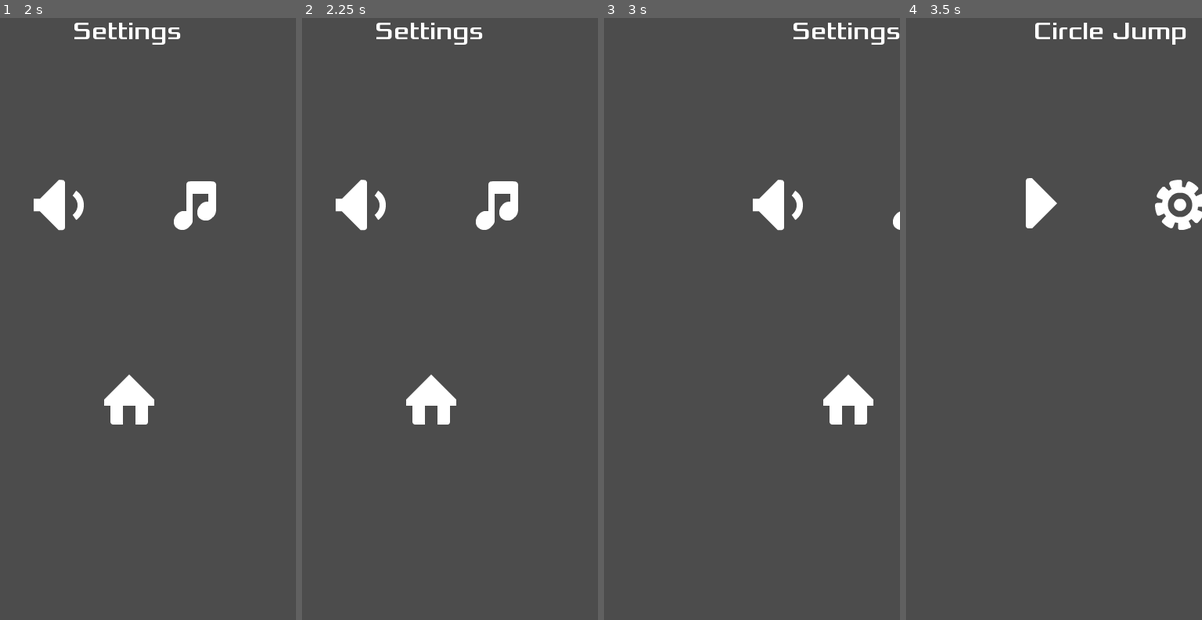
Above: before the commit, frames 1-4 (left to right).
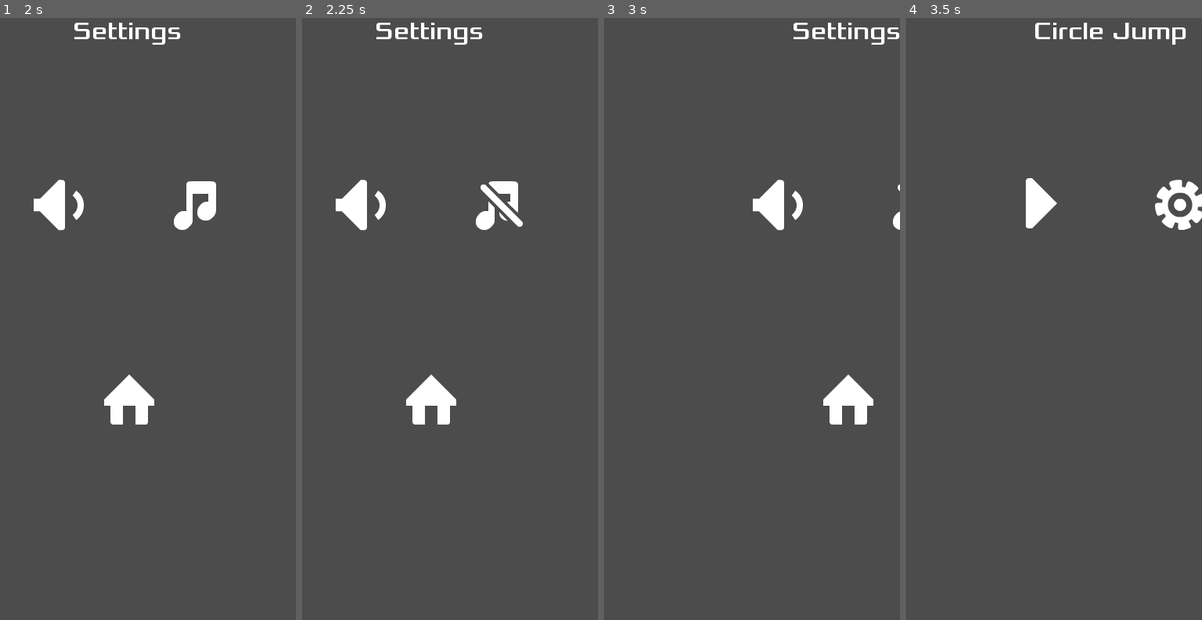
Above: after the commit, the same moments.

Repository: stewchan/circle-jump
Game: Godot game, scene res://objects/Main.tscn
Two runs of this game, one before a commit and one after it. Both use one fixed random seed, a clock stepped at 60 frames per second and the inputs below.
Inputs (mouse positions are in pixels of both pictures, inside the frame that each line leads up to):
- Up to frame 1 (2 s): click (195, 204) at 0.5 s; click (136, 204) at 1.25 s
- Up to frame 2 (2.25 s): click (497, 204) at 2 s
- Up to frame 3 (3 s): click (731, 397) at 2.75 s
- Up to frame 4 (3.5 s): no input

Frame 1 is identical in both runs. In frame 2, 0.2% of the frame differs, in the area x 60-75%, y 27-35%; in frame 3, less than 0.1%; in frame 4, nothing differs.

Commit message:
Make sound toggles work

Diff:
--- /dev/null
+++ b/Settings.gd
@@ -0,0 +1,35 @@
+extends Node
+
+var enable_sound = true
+var enable_music = true
+
+var circles_per_level = 5
+
+var color_schemes = {
+	"NEON1": {
+		'background': Color8(0, 0, 0),
+		'player_body': Color8(203, 255, 0),
+		'player_trail': Color8(204, 0, 255),
+		'circle_fill': Color8(255, 0, 110),
+		'circle_static': Color8(0, 255, 102),
+		'circle_limited': Color8(204, 0, 255)
+	},
+	"NEON2": {
+		'background': Color8(0, 0, 0),
+		'player_body': Color8(246, 255, 0),
+		'player_trail': Color8(255, 255, 255),
+		'circle_fill': Color8(255, 0, 110),
+		'circle_static': Color8(151, 255, 48),
+		'circle_limited': Color8(127, 0, 255)
+	},
+	"NEON3": {
+		'background': Color8(0, 0, 0),
+		'player_body': Color8(255, 0, 187),
+		'player_trail': Color8(255, 148, 0),
+		'circle_fill': Color8(255, 148, 0),
+		'circle_static': Color8(170, 255, 0),
+		'circle_limited': Color8(204, 0, 255)
+	}
+}
+
+var theme = color_schemes["NEON1"]
--- a/objects/Circle.gd
+++ b/objects/Circle.gd
@@ -48,6 +48,8 @@
 func check_orbits():
 	if abs($Pivot.rotation - orbit_start) > 2 * PI:
 		current_orbit -= 1
+		if Settings.enable_sound:
+			$Beep.play()
 		$Label.text = str(current_orbit)
 		if current_orbit <= 0:
 			jumper.die()
--- a/objects/Circle.tscn
+++ b/objects/Circle.tscn
@@ -1,9 +1,10 @@
-[gd_scene load_steps=11 format=2]
+[gd_scene load_steps=12 format=2]
 
 [ext_resource path="res://objects/color.shader" type="Shader" id=1]
 [ext_resource path="res://assets/images/circle_1.png" type="Texture" id=2]
 [ext_resource path="res://objects/Circle.gd" type="Script" id=3]
 [ext_resource path="res://assets/fonts/Xolonium-Regular.ttf" type="DynamicFontData" id=4]
+[ext_resource path="res://assets/audio/89.ogg" type="AudioStream" id=5]
 
 [sub_resource type="ShaderMaterial" id=1]
 shader = ExtResource( 1 )
@@ -184,3 +185,6 @@
 text = "1"
 align = 1
 valign = 1
+
+[node name="Beep" type="AudioStreamPlayer" parent="."]
+stream = ExtResource( 5 )
--- a/objects/Jumper.gd
+++ b/objects/Jumper.gd
@@ -26,6 +26,8 @@
 	target.implode()
 	target = null
 	velocity = transform.x * jump_speed
+	if Settings.enable_sound:
+		$Jump.play()
 
 
 func _physics_process(delta: float) -> void:
@@ -48,6 +50,8 @@
 	target = area
 	velocity = Vector2.ZERO
 	emit_signal("captured", area)
+	if Settings.enable_sound:
+		$Capture.play()
 
 
 func _on_VisibilityNotifier2D_screen_exited() -> void:
--- a/objects/Jumper.tscn
+++ b/objects/Jumper.tscn
@@ -1,8 +1,10 @@
-[gd_scene load_steps=6 format=2]
+[gd_scene load_steps=8 format=2]
 
 [ext_resource path="res://assets/images/jumper.png" type="Texture" id=1]
 [ext_resource path="res://objects/Jumper.gd" type="Script" id=2]
 [ext_resource path="res://objects/color.shader" type="Shader" id=3]
+[ext_resource path="res://assets/audio/88.ogg" type="AudioStream" id=4]
+[ext_resource path="res://assets/audio/70.ogg" type="AudioStream" id=5]
 
 [sub_resource type="ShaderMaterial" id=1]
 shader = ExtResource( 3 )
@@ -29,5 +31,11 @@
 [node name="Points" type="Line2D" parent="Trail"]
 gradient = SubResource( 2 )
 
+[node name="Jump" type="AudioStreamPlayer" parent="."]
+stream = ExtResource( 5 )
+
+[node name="Capture" type="AudioStreamPlayer" parent="."]
+stream = ExtResource( 4 )
+
 [connection signal="area_entered" from="." to="." method="_on_Jumper_area_entered"]
 [connection signal="screen_exited" from="VisibilityNotifier2D" to="." method="_on_VisibilityNotifier2D_screen_exited"]
--- a/objects/Main.gd
+++ b/objects/Main.gd
@@ -5,6 +5,7 @@
 
 var player
 var score
+
 
 func _ready() -> void:
 	randomize()
@@ -23,6 +24,8 @@
 	$HUD.update_score(score)
 	$HUD.show()
 	$HUD.show_message("Go!")
+	if Settings.enable_music:
+		$Music.play()
 
 
 func _on_Jumper_captured(object):
@@ -37,6 +40,8 @@
 	get_tree().call_group("circles", "implode")
 	$Screens.game_over()
 	$HUD.hide()
+	if Settings.enable_music:
+		$Music.stop()
 
 
 func spawn_circle(_position = null) -> void:
--- a/objects/Main.tscn
+++ b/objects/Main.tscn
@@ -1,8 +1,9 @@
-[gd_scene load_steps=4 format=2]
+[gd_scene load_steps=5 format=2]
 
 [ext_resource path="res://objects/Main.gd" type="Script" id=1]
 [ext_resource path="res://ui/Screens.tscn" type="PackedScene" id=2]
 [ext_resource path="res://ui/HUD.tscn" type="PackedScene" id=3]
+[ext_resource path="res://assets/audio/Music_Light-Puzzles.ogg" type="AudioStream" id=4]
 
 [node name="Main" type="Node2D"]
 script = ExtResource( 1 )
@@ -20,4 +21,7 @@
 
 [node name="HUD" parent="." instance=ExtResource( 3 )]
 
+[node name="Music" type="AudioStreamPlayer" parent="."]
+stream = ExtResource( 4 )
+
 [connection signal="start_game" from="Screens" to="." method="new_game"]
--- a/project.godot
+++ b/project.godot
@@ -13,6 +13,10 @@
 config/name="Circle-jump"
 run/main_scene="res://objects/Main.tscn"
 config/icon="res://icon.png"
+
+[autoload]
+
+Settings="*res://Settings.gd"
 
 [display]
 
--- a/ui/Screens.gd
+++ b/ui/Screens.gd
@@ -4,7 +4,15 @@
 signal start_game
 
 var current_screen
+var sound_buttons = {
+	true: preload("res://assets/images/buttons/audioOn.png"),
+	false: preload("res://assets/images/buttons/audioOff.png"),
+}
 
+var music_buttons = {
+	true: preload("res://assets/images/buttons/musicOn.png"),
+	false: preload("res://assets/images/buttons/musicOff.png"),
+}
 
 func _ready() -> void:
 	register_buttons()
@@ -14,11 +22,13 @@
 func register_buttons():
 	var buttons = get_tree().get_nodes_in_group("buttons")
 	for button in buttons:
-		button.connect("pressed", self, "_on_button_pressed", [button.name])
+		button.connect("pressed", self, "_on_button_pressed", [button])
 
 
-func _on_button_pressed(name):
-	match name:
+func _on_button_pressed(button):
+	if Settings.enable_sound:
+		$Click.play()
+	match button.name:
 		"Home":
 			change_screen($TitleScreen)
 		"Play":
@@ -27,6 +37,12 @@
 			emit_signal("start_game")
 		"Settings":
 			change_screen($SettingsScreen)
+		"Sound":
+			Settings.enable_sound = !Settings.enable_sound
+			button.texture_normal = sound_buttons[Settings.enable_sound]
+		"Music":
+			Settings.enable_music = !Settings.enable_music
+			button.texture_normal = music_buttons[Settings.enable_music]
 
 
 func change_screen(new_screen):
--- a/ui/Screens.tscn
+++ b/ui/Screens.tscn
@@ -1,9 +1,10 @@
-[gd_scene load_steps=5 format=2]
+[gd_scene load_steps=6 format=2]
 
 [ext_resource path="res://ui/TitleScreen.tscn" type="PackedScene" id=1]
 [ext_resource path="res://ui/SettingsScreen.tscn" type="PackedScene" id=2]
 [ext_resource path="res://ui/GameOverScreen.tscn" type="PackedScene" id=3]
 [ext_resource path="res://ui/Screens.gd" type="Script" id=4]
+[ext_resource path="res://assets/audio/menu_click.wav" type="AudioStream" id=5]
 
 [node name="Screens" type="Node"]
 script = ExtResource( 4 )
@@ -13,3 +14,6 @@
 [node name="SettingsScreen" parent="." instance=ExtResource( 2 )]
 
 [node name="GameOverScreen" parent="." instance=ExtResource( 3 )]
+
+[node name="Click" type="AudioStreamPlayer" parent="."]
+stream = ExtResource( 5 )
